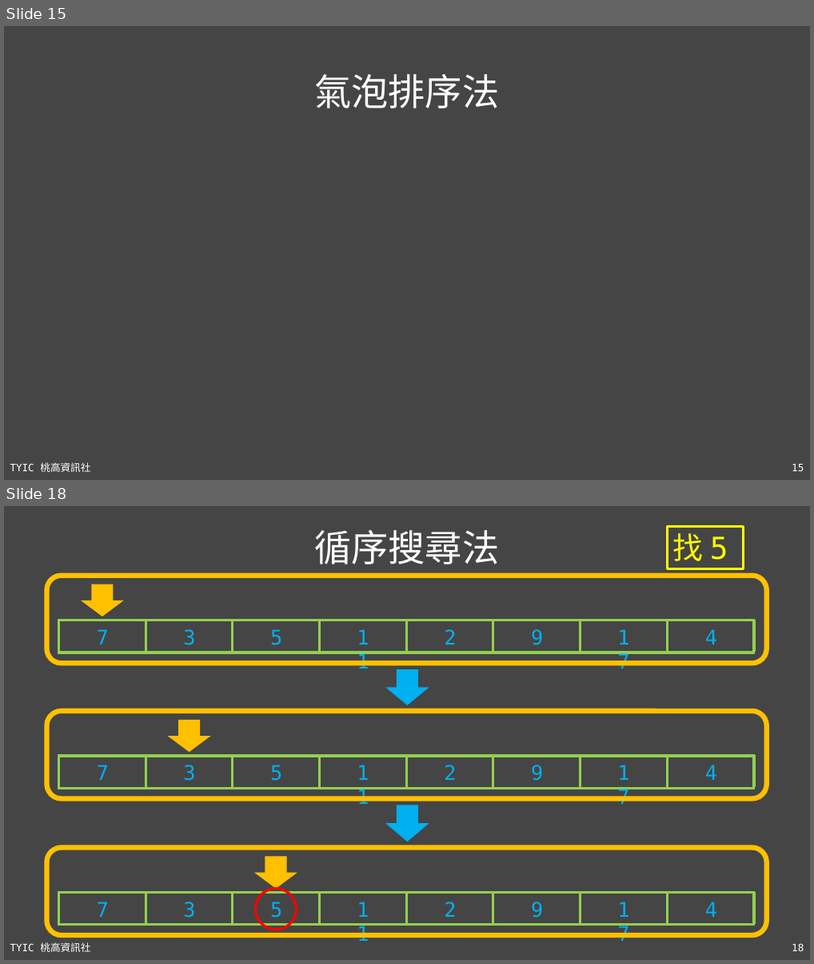
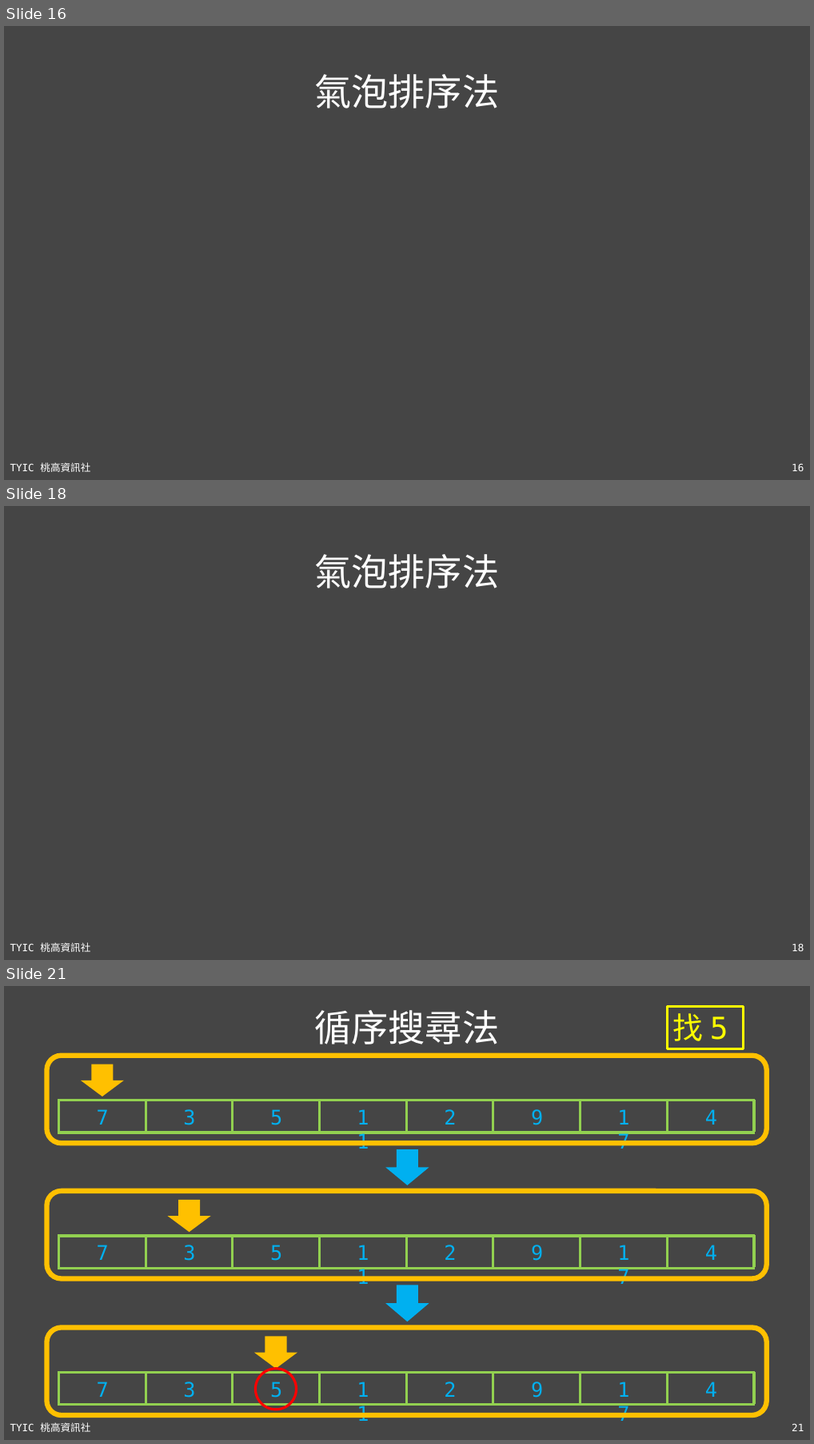
Before and after one commit to TYSHIC/slides, a slide deck: ppt/90_基礎資料結構與演算法.pptx. Shown one above the other, each under a label of ours: slides 15 and 18 before the commit, slides 16, 18 and 21 after it; the slides between them are not shown. The pictures are 814x964 and 814x1444 pixels, drawn with LibreOffice and Linux fonts; fonts in the diff are those of the drawing; grey boxes stand for pictures. Boxes give left, top, right and bottom in pixels: in the first picture for what was removed or moved away, otherwise in the second. Text is boxed around its words. In the diff, an @@ line names an element or a change of style, - is before the commit and + after.

```diff
--- a/ppt/90_基礎資料結構與演算法.pptx
+++ b/ppt/90_基礎資料結構與演算法.pptx
@@ slide 18 added at (4,506,810,960), background #454545; not listed: 2 template elements that a slide beside it also shows @@
@@ title added at (314,554,499,588), 44 pt, text #FFFFFF @@
+氣泡排序法
@@ what was slide 15 is now slide 16 @@
@@ page number at (792,463,804,471): text changed @@
-15
+16
@@ what was slide 18 is now slide 21 @@
@@ page number at (792,1423,804,1431): text changed @@
-18
+21
```
Also in this commit, not shown: 2 slides changed, 2 other slides added, 1 other file.
